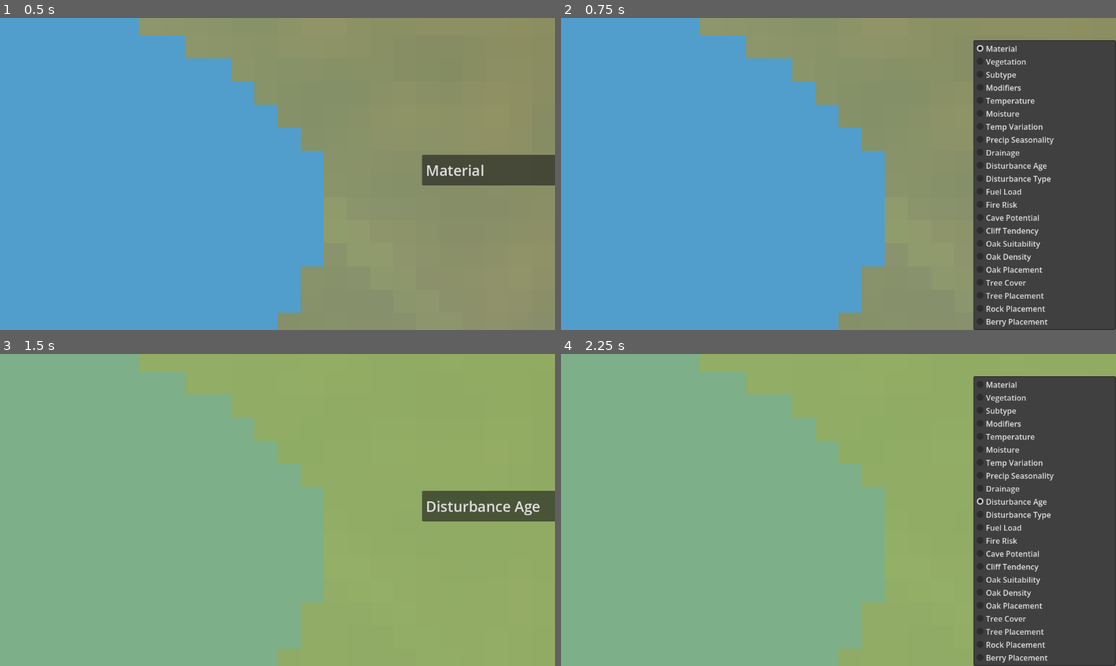
Above: before the commit, frames 1-4 (two rows, left to right).
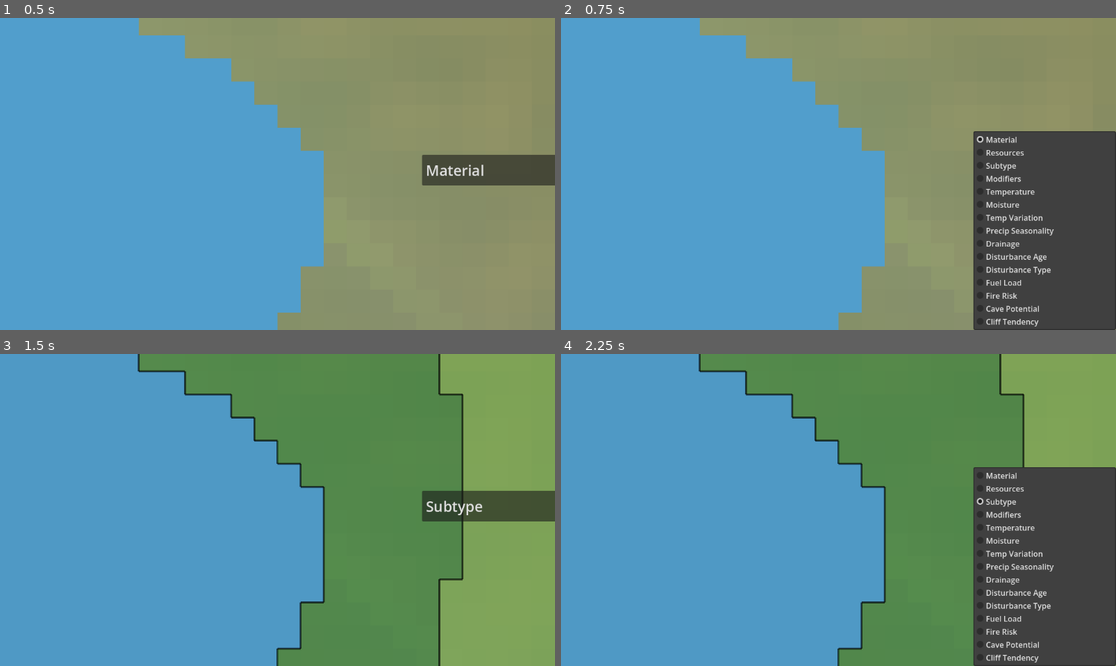
Above: after the commit, the same moments.

Repository: joahreason/explore
Game: Godot game, scene res://world.tscn
Same seed, same stepped clock (60 frames per second), same inputs: the game is played once before the commit and once after it.
Inputs:
- Up to frame 1 (0.5 s): no input
- Up to frame 2 (0.75 s): click "Material" at 0.5 s
- Up to frame 3 (1.5 s): click "Material" at 1.25 s
- Up to frame 4 (2.25 s): click "Disturbance Age" (after the commit: "Subtype") at 2 s

Frame 1 is identical in both runs. In frame 2, 9.1% of the frame differs, in the area x 74-100%, y 7-99%; in frame 3, 82%; in frame 4, 84%, in the area x 0-100%, y 0-100%.

Commit message:
Add olive (warm-temperate tree); Resources view; click shows resource
- olive: fourth canopy-tree member for warm, dry-to-moderate, non-tropical
  ground (Savanna/dry woodland), thinned on open biomes like oak.
- Vegetation view renamed Resources; the 7 per-resource debug views are
  dropped from the dropdown (still in ChunkManager, used by tests).
- Clicking a tile names the placed resource under the click point in the
  inspector ("Oak (Canopy Trees)", or "-"), in any view.

Co-Authored-By: Claude Opus 5.5 <noreply@anthropic.com>

Diff:
--- a/resources/canopy_trees.tres
+++ b/resources/canopy_trees.tres
@@ -5,6 +5,7 @@
 [ext_resource type="Resource" path="res://resources/oak.tres" id="2_oak"]
 [ext_resource type="Resource" path="res://resources/pine.tres" id="3_pine"]
 [ext_resource type="Resource" path="res://resources/palm.tres" id="5_palm"]
+[ext_resource type="Resource" path="res://resources/olive.tres" id="6_olive"]
 
 [sub_resource type="Curve" id="Curve_cover"]
 _data = [Vector2(0, 0), 0.0, 0.0, 0, 0, Vector2(0.1, 0.15), 0.0, 0.0, 0, 0, Vector2(0.2, 0.4), 0.0, 0.0, 0, 0, Vector2(0.3, 0.8), 0.0, 0.0, 0, 0, Vector2(0.4, 1), 0.0, 0.0, 0, 0, Vector2(1, 1), 0.0, 0.0, 0, 0]
@@ -13,7 +14,7 @@
 [resource]
 script = ExtResource("1_guild")
 id = "canopy_trees"
-members = Array[ExtResource("4_def")]([ExtResource("2_oak"), ExtResource("3_pine"), ExtResource("5_palm")])
+members = Array[ExtResource("4_def")]([ExtResource("2_oak"), ExtResource("3_pine"), ExtResource("5_palm"), ExtResource("6_olive")])
 cover_curve = SubResource("Curve_cover")
 species_sharpness = 4.0
 cluster_scale = 48.0
--- /dev/null
+++ b/resources/olive.tres
@@ -0,0 +1,63 @@
+[gd_resource type="Resource" script_class="ResourceDefinition" format=3]
+
+[ext_resource type="Script" path="res://scripts/resource_definition.gd" id="1_def"]
+
+[sub_resource type="Curve" id="Curve_temp"]
+_limits = [0.0, 1.0, -1.0, 1.0]
+_data = [Vector2(-1, 0), 0.0, 0.0, 0, 0, Vector2(0, 0), 0.0, 0.0, 0, 0, Vector2(0.1, 0.5), 0.0, 0.0, 0, 0, Vector2(0.2, 1), 0.0, 0.0, 0, 0, Vector2(0.5, 1), 0.0, 0.0, 0, 0, Vector2(0.65, 0.6), 0.0, 0.0, 0, 0, Vector2(0.8, 0), 0.0, 0.0, 0, 0, Vector2(1, 0), 0.0, 0.0, 0, 0]
+point_count = 8
+
+[sub_resource type="Curve" id="Curve_moist"]
+_data = [Vector2(0, 0), 0.0, 0.0, 0, 0, Vector2(0.12, 0), 0.0, 0.0, 0, 0, Vector2(0.2, 0.6), 0.0, 0.0, 0, 0, Vector2(0.28, 1), 0.0, 0.0, 0, 0, Vector2(0.45, 1), 0.0, 0.0, 0, 0, Vector2(0.6, 0.45), 0.0, 0.0, 0, 0, Vector2(0.75, 0.15), 0.0, 0.0, 0, 0, Vector2(1, 0.05), 0.0, 0.0, 0, 0]
+point_count = 8
+
+[sub_resource type="Curve" id="Curve_fert"]
+_data = [Vector2(0, 0.6), 0.0, 0.0, 0, 0, Vector2(0.5, 1), 0.0, 0.0, 0, 0, Vector2(1, 1), 0.0, 0.0, 0, 0]
+point_count = 3
+
+[sub_resource type="Curve" id="Curve_elev"]
+_limits = [0.0, 1.0, -1.0, 1.0]
+_data = [Vector2(-1, 0), 0.0, 0.0, 0, 0, Vector2(-0.1, 0), 0.0, 0.0, 0, 0, Vector2(-0.03, 0.7), 0.0, 0.0, 0, 0, Vector2(0.05, 1), 0.0, 0.0, 0, 0, Vector2(0.3, 1), 0.0, 0.0, 0, 0, Vector2(0.42, 0), 0.0, 0.0, 0, 0, Vector2(1, 0), 0.0, 0.0, 0, 0]
+point_count = 7
+
+[sub_resource type="Curve" id="Curve_drain"]
+_data = [Vector2(0, 0.4), 0.0, 0.0, 0, 0, Vector2(0.5, 1), 0.0, 0.0, 0, 0, Vector2(1, 1), 0.0, 0.0, 0, 0]
+point_count = 3
+
+[sub_resource type="Curve" id="Curve_ero"]
+_data = [Vector2(0, 1), 0.0, 0.0, 0, 0, Vector2(0.15, 1), 0.0, 0.0, 0, 0, Vector2(0.25, 0.35), 0.0, 0.0, 0, 0, Vector2(0.35, 0), 0.0, 0.0, 0, 0, Vector2(1, 0), 0.0, 0.0, 0, 0]
+point_count = 5
+
+[resource]
+script = ExtResource("1_def")
+id = "olive"
+category = "vegetation"
+temperature_curve = SubResource("Curve_temp")
+moisture_curve = SubResource("Curve_moist")
+fertility_curve = SubResource("Curve_fert")
+elevation_curve = SubResource("Curve_elev")
+drainage_curve = SubResource("Curve_drain")
+erosion_curve = SubResource("Curve_ero")
+required_curves = PackedStringArray("temperature_curve", "elevation_curve", "moisture_curve", "erosion_curve")
+biome_weights = {
+"Beach": 0.3,
+"Grassland": 0.5,
+"Plains": 0.5,
+"Rainforest": 0.3,
+"Savanna": 0.3,
+"Swamp": 0.1,
+"Wetland": 0.2
+}
+water_body_weights = {
+"lake": 0.0,
+"none": 1.0,
+"ocean": 0.0,
+"river": 0.0,
+"sea": 0.0,
+"swamp": 0.0
+}
+cluster_scale = 48.0
+cluster_strength = 0.85
+minimum_spacing = 2.0
+placement_type = "scatter"
+debug_color = Color(0.78, 0.74, 0.22, 1)
--- a/scripts/chunk_manager.gd
+++ b/scripts/chunk_manager.gd
@@ -74,7 +74,7 @@
 	RESOURCE_PLACEMENT_OAK,
 	TREE_COVER,
 	TREE_PLACEMENT,
-	VEGETATION,
+	RESOURCES,
 	ROCK_PLACEMENT,
 	BERRY_PLACEMENT,
 }
@@ -248,12 +248,13 @@
 ## Driven by CameraRig's "clicked" signal (a left click/tap that wasn't a
 ## drag) - samples the single clicked tile fresh (bypassing the topology
 ## cache is unnecessary here, it's one tile) and hands the full sample +
-## classification to the inspector panel.
+## classification to the inspector panel, plus the placed resource (if
+## any) under the exact click point.
 func _on_tile_clicked(world_pos: Vector2) -> void:
 	var tile := Vector2i(floori(world_pos.x / TILE_SIZE), floori(world_pos.y / TILE_SIZE))
 	var sample := _world_gen.sample(tile.x, tile.y)
 	var classified: Dictionary = BiomeClassifierScript.classify_full(sample)
-	_inspector_panel.show_info(tile, sample, classified)
+	_inspector_panel.show_info(tile, sample, classified, _resource_at(world_pos / TILE_SIZE))
 
 
 func _update_chunks(center: Vector2i, load_radius: int) -> void:
@@ -467,7 +468,7 @@
 ## instances of, as [source, marker shape] pairs in draw order (empty = no
 ## placement markers in this view). Placement views keep the matching
 ## density heatmap as their base image, so each marker can be read against
-## the field it was drawn from; the Vegetation view draws every guild over
+## the field it was drawn from; the Resources view draws every guild over
 ## the Material image, trees last so they sit on top.
 func _placement_layers() -> Array:
 	var circle := ResourceMarkerChunkScript.Shape.CIRCLE
@@ -480,7 +481,7 @@
 			return [[SURFACE_ROCKS, circle]]
 		ViewMode.BERRY_PLACEMENT:
 			return [[SHRUBS, circle]]
-		ViewMode.VEGETATION:
+		ViewMode.RESOURCES:
 			return [
 				[SURFACE_ROCKS, ResourceMarkerChunkScript.Shape.SQUARE],
 				[SHRUBS, circle],
@@ -529,17 +530,44 @@
 ## Phase 8 step 5: the first `depth` guilds of GUILD_STACK for one chunk,
 ## after the cross-guild footprint check -> {guild: instances}. A guild's
 ## instances are the same whatever the depth (only higher guilds affect it),
-## so each guild's view shows exactly what the Vegetation view does.
+## so each guild's view shows exactly what the Resources view does.
 func _place_stack_chunk(base: Vector2i, depth: int = GUILD_STACK.size()) -> Dictionary:
+	return _place_stack(Rect2i(base, Vector2i(CHUNK_SIZE, CHUNK_SIZE)), depth)
+
+
+## Same as _place_stack_chunk() for any tile rect.
+func _place_stack(rect: Rect2i, depth: int = GUILD_STACK.size()) -> Dictionary:
 	var guilds := GUILD_STACK.slice(0, depth)
-	var raw_fn := func(i: int, rect: Rect2i) -> Array:
-		return _raw_guild_in_rect(guilds[i], rect)
-	var rect := Rect2i(base, Vector2i(CHUNK_SIZE, CHUNK_SIZE))
+	var raw_fn := func(i: int, r: Rect2i) -> Array:
+		return _raw_guild_in_rect(guilds[i], r)
 	var placed: Array = ResourcePlacementScript.place_stack_with(guilds, rect, raw_fn)
 	var result := {}
 	for i in guilds.size():
 		result[guilds[i]] = placed[i]
 	return result
+
+
+## The placed resource instance under a click (tile units), or {} if none:
+## the nearest instance whose drawn marker covers the point (marker radius =
+## 0.35 x its guild's spacing, as in resource_marker_chunk.gd). Works in any
+## view - instances exist whether or not their markers are drawn. Adds
+## "guild_name" and "name" for display.
+func _resource_at(point: Vector2) -> Dictionary:
+	var tile := Vector2i(floori(point.x), floori(point.y))
+	var stack := _place_stack(Rect2i(tile - Vector2i(2, 2), Vector2i(5, 5)))
+	var best := {}
+	var best_dist := INF
+	for guild in GUILD_STACK:
+		var reach := maxf(guild.minimum_spacing * 0.35, 0.5)
+		for inst in stack[guild]:
+			var dist := point.distance_to(inst["position"])
+			if dist <= reach and dist < best_dist:
+				best = inst.duplicate()
+				best_dist = dist
+	if not best.is_empty():
+		best["name"] = String(best["id"]).capitalize()
+		best["guild_name"] = String(best["guild"]).capitalize()
+	return best
 
 
 ## place_guild_in_rect() for any rect, assembled from per-chunk placements
--- a/scripts/resource_marker_chunk.gd
+++ b/scripts/resource_marker_chunk.gd
@@ -6,7 +6,7 @@
 ## renderer: the instance data comes from ResourcePlacement.place_in_rect()
 ## (or place_guild_in_rect()) and is never modified here. Positions are in
 ## tile units, relative to the world origin; this node sits at the chunk's
-## pixel origin. Several layers (e.g. rocks, shrubs, trees in the Vegetation
+## pixel origin. Several layers (e.g. rocks, shrubs, trees in the Resources
 ## view) can be added to one node; they draw in the order added.
 
 enum Shape { CIRCLE, TRIANGLE, SQUARE }
--- a/scripts/tile_inspector_panel.gd
+++ b/scripts/tile_inspector_panel.gd
@@ -14,12 +14,18 @@
 	close_button.pressed.connect(func(): visible = false)
 
 
-func show_info(tile: Vector2i, sample: Dictionary, classified: Dictionary) -> void:
+## resource: the placed instance under the click (ChunkManager._resource_at()),
+## or {} when the click hit bare ground.
+func show_info(tile: Vector2i, sample: Dictionary, classified: Dictionary, resource: Dictionary = {}) -> void:
 	visible = true
 
 	var lines: Array[String] = []
 	lines.append("[b]Tile (%d, %d)[/b]" % [tile.x, tile.y])
 	lines.append("")
+	if resource.is_empty():
+		lines.append("[b]Resource:[/b] -")
+	else:
+		lines.append("[b]Resource:[/b] %s (%s)" % [resource["name"], resource["guild_name"]])
 	lines.append("[b]Biome:[/b] %s" % classified["base_biome"])
 
 	var subtype: String = classified["subtype"]
--- a/scripts/view_mode_dropdown.gd
+++ b/scripts/view_mode_dropdown.gd
@@ -8,10 +8,14 @@
 ## Base Biome is deliberately left out of this list for now - it's still
 ## reachable via the "B" keyboard shortcut (see ChunkManager.toggle_biome_overlay),
 ## but click-to-inspect (see tile_inspector_panel.gd) now covers per-tile biome
-## info without needing a dedicated full-map overlay view.
+## info without needing a dedicated full-map overlay view. The per-resource
+## debug views (Oak Suitability/Density/Placement, Tree Cover, Tree/Rock/Berry
+## Placement) are left out too: Resources shows every placed object, and
+## clicking one names it in the inspector. They still exist in ChunkManager
+## (tests use them) for re-adding here while tuning a resource.
 const ITEMS := [
 	{"label": "Material", "mode": ChunkManagerScript.ViewMode.MATERIAL},
-	{"label": "Vegetation", "mode": ChunkManagerScript.ViewMode.VEGETATION},
+	{"label": "Resources", "mode": ChunkManagerScript.ViewMode.RESOURCES},
 	{"label": "Subtype", "mode": ChunkManagerScript.ViewMode.SUBTYPE},
 	{"label": "Modifiers", "mode": ChunkManagerScript.ViewMode.MODIFIERS},
 	{"label": "Temperature", "mode": ChunkManagerScript.ViewMode.TEMPERATURE},
@@ -25,13 +29,6 @@
 	{"label": "Fire Risk", "mode": ChunkManagerScript.ViewMode.FIRE_RISK},
 	{"label": "Cave Potential", "mode": ChunkManagerScript.ViewMode.CAVE_POTENTIAL},
 	{"label": "Cliff Tendency", "mode": ChunkManagerScript.ViewMode.CLIFF_TENDENCY},
-	{"label": "Oak Suitability", "mode": ChunkManagerScript.ViewMode.RESOURCE_SUITABILITY_OAK},
-	{"label": "Oak Density", "mode": ChunkManagerScript.ViewMode.RESOURCE_DENSITY_OAK},
-	{"label": "Oak Placement", "mode": ChunkManagerScript.ViewMode.RESOURCE_PLACEMENT_OAK},
-	{"label": "Tree Cover", "mode": ChunkManagerScript.ViewMode.TREE_COVER},
-	{"label": "Tree Placement", "mode": ChunkManagerScript.ViewMode.TREE_PLACEMENT},
-	{"label": "Rock Placement", "mode": ChunkManagerScript.ViewMode.ROCK_PLACEMENT},
-	{"label": "Berry Placement", "mode": ChunkManagerScript.ViewMode.BERRY_PLACEMENT},
 ]
 
 
--- a/tests/test_world_scene.gd
+++ b/tests/test_world_scene.gd
@@ -2,8 +2,8 @@
 
 ## Loads the real world.tscn, switches to Oak Placement, and checks the
 ## marker layer follows view/LOD/chunk streaming, then that the guild views
-## (Tree/Rock/Berry Placement, Vegetation) draw their members. If OUT_PNG is
-## set, also renders the real _color_for() base + chunk-by-chunk Vegetation
+## (Tree/Rock/Berry Placement, Resources) draw their members. If OUT_PNG is
+## set, also renders the real _color_for() base + chunk-by-chunk Resources
 ## view (every guild, in its marker shapes; chunk grid drawn) to that path
 ## for visual inspection. Run via tests/run_tests.sh.
 
@@ -95,7 +95,7 @@
 		guild_counts[guild.id] = n
 		check(ok and n > 0, "%s view: %d markers, one node per chunk, member colors only" % [guild.id, n])
 
-	# Vegetation view: Material base image; the same trees as Tree Placement
+	# Resources view: Material base image; the same trees as Tree Placement
 	# as triangles, plus the same rocks (squares) and berry bushes (circles).
 	var tree_count := 0
 	world.set_view_mode(CM.ViewMode.TREE_PLACEMENT)
@@ -104,8 +104,8 @@
 	# Cold: drop the per-chunk guild placement cache the views above filled.
 	world._raw_guild_chunks.clear()
 	t0 = Time.get_ticks_msec()
-	world.set_view_mode(CM.ViewMode.VEGETATION)
-	print("INFO switch to Vegetation (3 guilds, cold cache): %d ms for %d chunks" % [Time.get_ticks_msec() - t0, world._loaded_chunks.size()])
+	world.set_view_mode(CM.ViewMode.RESOURCES)
+	print("INFO switch to Resources (3 guilds, cold cache): %d ms for %d chunks" % [Time.get_ticks_msec() - t0, world._loaded_chunks.size()])
 	var shape_counts := {}
 	for m in world._loaded_placements.values():
 		for s in m._shapes:
@@ -114,10 +114,36 @@
 	check(shape_counts.get(Shape.TRIANGLE, 0) == tree_count and tree_count > 0
 		and shape_counts.get(Shape.SQUARE, 0) == guild_counts["surface_rocks"]
 		and shape_counts.get(Shape.CIRCLE, 0) == guild_counts["shrubs"],
-		"vegetation view: %d tree triangles (= Tree Placement), %d rock squares, %d berry circles" % [
+		"resources view: %d tree triangles (= Tree Placement), %d rock squares, %d berry circles" % [
 			shape_counts.get(Shape.TRIANGLE, 0), shape_counts.get(Shape.SQUARE, 0), shape_counts.get(Shape.CIRCLE, 0)])
+	# Click-to-inspect names the placed resource under the click, in any view.
+	var some_tree: Dictionary = {}
+	for base in [Vector2i(0, 0), Vector2i(-16, 0), Vector2i(0, -16), Vector2i(-16, -16)]:
+		var trees: Array = world._place_stack_chunk(base)[world.CANOPY_TREES]
+		if not trees.is_empty():
+			some_tree = trees[0]
+			break
+	var tree_pos: Vector2 = some_tree["position"]
+	world.set_view_mode(CM.ViewMode.MATERIAL)
+	world._on_tile_clicked(tree_pos * world.TILE_SIZE)
+	var panel_text: String = world._inspector_panel.label.text
+	var expected := "[b]Resource:[/b] %s (Canopy Trees)" % String(some_tree["id"]).capitalize()
+	var bare := Vector2.INF
+	for y in range(-40, 40):
+		for x in range(-40, 40):
+			var p := Vector2(x + 0.5, y + 0.5)
+			if world._resource_at(p).is_empty():
+				bare = p
+				break
+		if bare != Vector2.INF:
+			break
+	world._on_tile_clicked(bare * world.TILE_SIZE)
+	check(panel_text.contains(expected) and world._inspector_panel.label.text.contains("[b]Resource:[/b] -"),
+		"click inspector: tree at %s shows '%s'; bare ground at %s shows '-'" % [tree_pos, expected, bare])
+	world.set_view_mode(CM.ViewMode.RESOURCES)
+
 	var probe: Dictionary = world._world_gen.sample(3, 5)
-	check(world._color_for(probe, 3, 5) == DebugColorizer.color_for(probe), "vegetation view: base image is the Material color")
+	check(world._color_for(probe, 3, 5) == DebugColorizer.color_for(probe), "resources view: base image is the Material color")
 
 	var out := OS.get_environment("OUT_PNG")
 	if out != "":
@@ -127,11 +153,11 @@
 	quit(1 if _fails > 0 else 0)
 
 
-## Real _color_for() in the Vegetation view (Material) + every placement
+## Real _color_for() in the Resources view (Material) + every placement
 ## layer (rocks, berry bushes, trees) placed chunk by chunk through the real
 ## _place_stack_chunk(), in the view's shapes and colors, chunk grid drawn.
 func _render_png(world: Node2D, CM, out: String) -> void:
-	world.set_view_mode(CM.ViewMode.VEGETATION)
+	world.set_view_mode(CM.ViewMode.RESOURCES)
 	var tiles := int(OS.get_environment("OUT_TILES")) if OS.get_environment("OUT_TILES") != "" else 160
 	var px := 5
 	var origin := Vector2i(-tiles / 2, -tiles / 2)
Not shown, changed: PROJECT_STATE.md
Not shown, changed: README.md
Not shown, changed: docs/architecture.md
